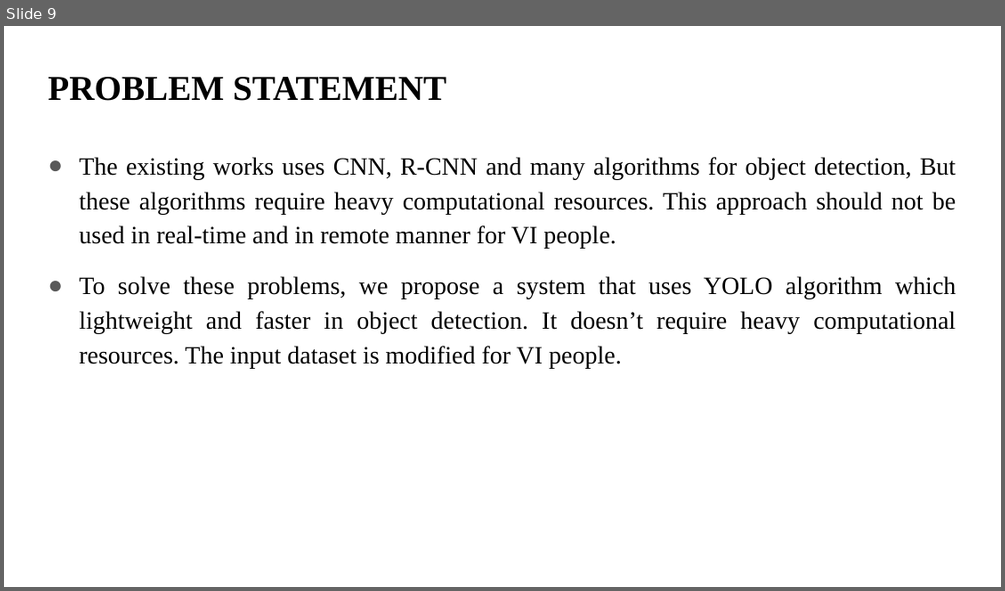
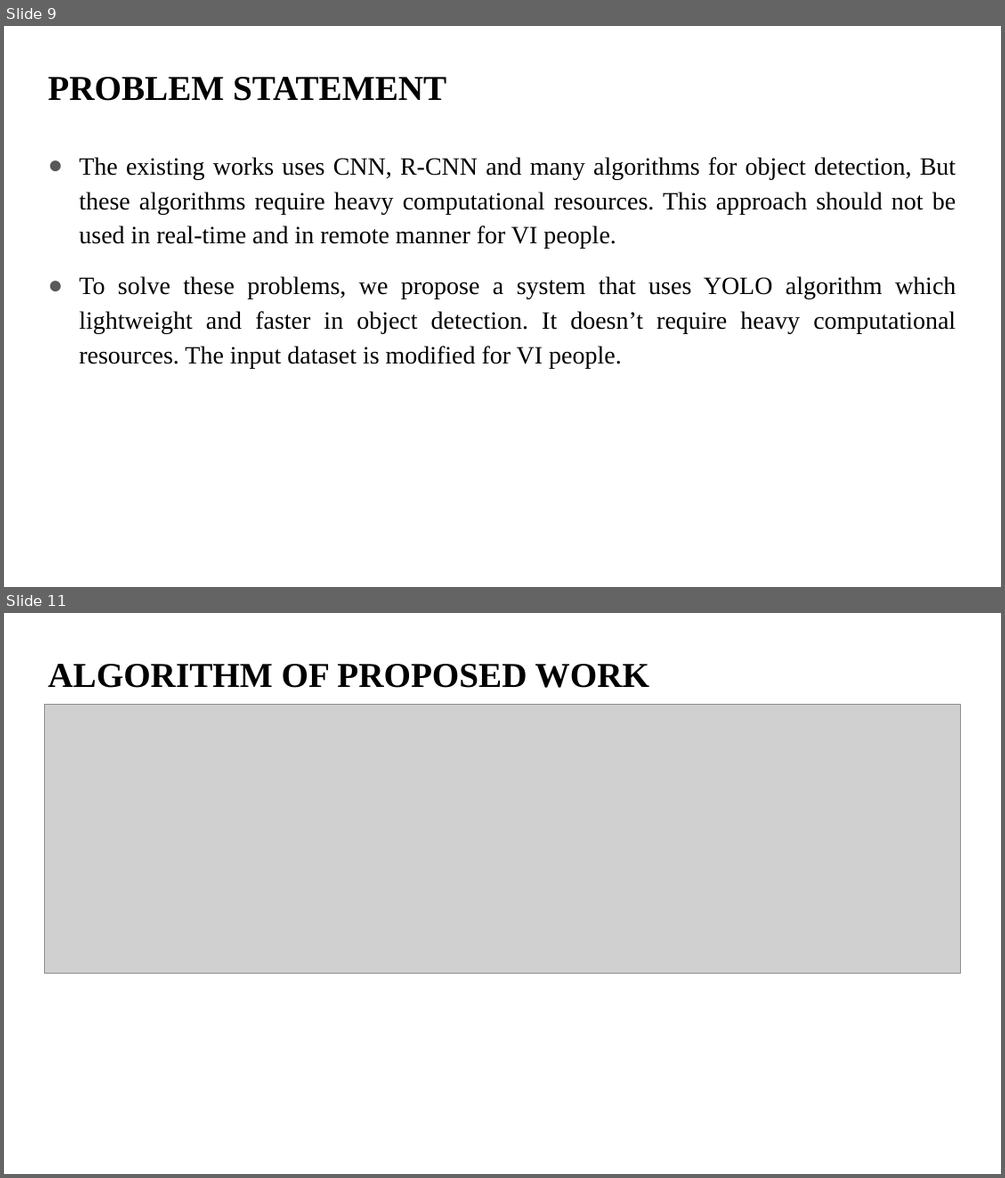
Before and after one commit to balajivijay-tech/project-blindly, a slide deck: presentation 1/POTHOLE DETECTION FOR VISUALLY IMPAIRED USING YOLO V1.pptx. Shown one above the other, each under a label of ours: slide 9 before the commit, slides 9 and 11 after it; the slides between them are not shown. The pictures are 1005x591 and 1005x1178 pixels, drawn with LibreOffice and Linux fonts; fonts in the diff are those of the drawing; grey boxes stand for pictures. Boxes give left, top, right and bottom in pixels: in the first picture for what was removed or moved away, otherwise in the second. Text is boxed around its words. In the diff, an @@ line names an element or a change of style, - is before the commit and + after.

```diff
--- a/presentation 1/POTHOLE DETECTION FOR VISUALLY IMPAIRED USING YOLO V1.pptx
+++ b/presentation 1/POTHOLE DETECTION FOR VISUALLY IMPAIRED USING YOLO V1.pptx
@@ slide 11 added at [4, 613, 1001, 1174], background #FFFFFF @@
@@ title added at [48, 664, 649, 688], 25.2 pt, text #000000, bold @@
+ALGORITHM OF PROPOSED WORK
@@ picture added at [44, 705, 960, 973] @@
```
Also in this commit, not shown: 1 slide changed, 1 other slide added.
